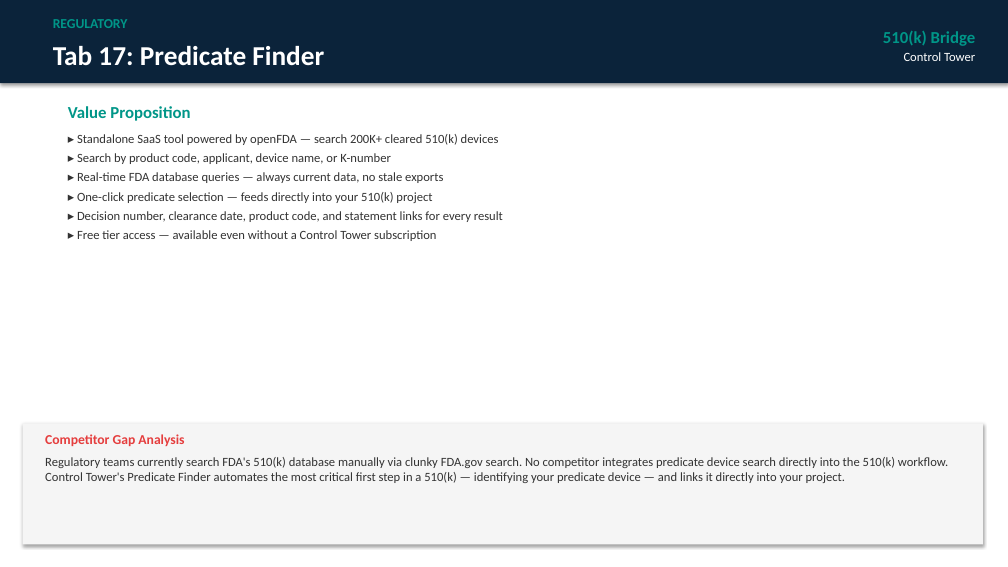
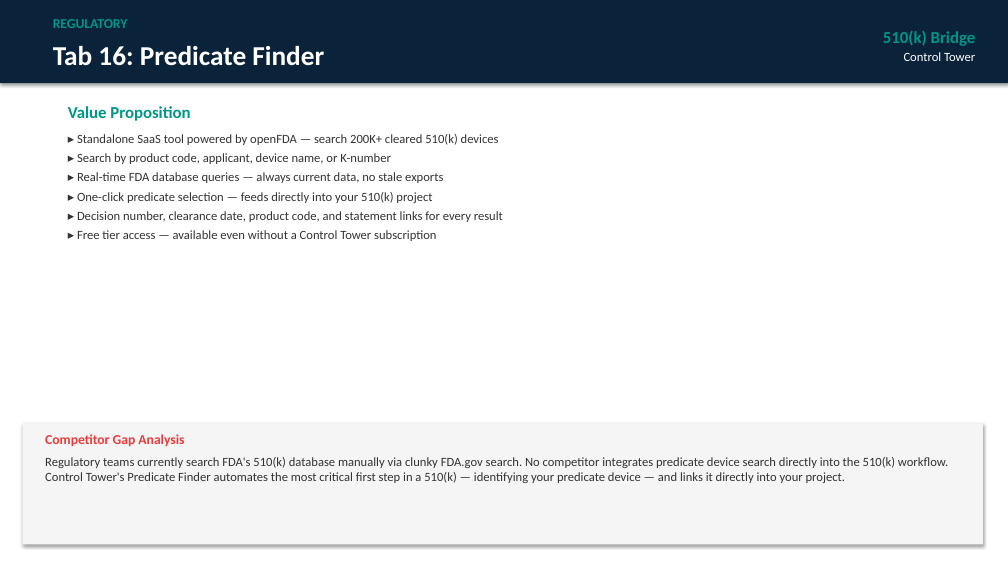
Before and after one commit to londailey6937/arch-medical, a slide deck: slide 19 of Control_Tower_Sales_Deck.pptx (slide 20 before the commit). Drawn at 1008x567 pixels with LibreOffice and Linux fonts; fonts in the diff are those of the drawing. Boxes give left, top, right and bottom in pixels: in the first picture for what was removed or moved away, otherwise in the second. Text is boxed around its words. In the diff, an @@ line names an element or a change of style, - is before the commit and + after.

```diff
--- a/Control_Tower_Sales_Deck.pptx
+++ b/Control_Tower_Sales_Deck.pptx
@@ text at [53, 46, 324, 66]: text changed @@
-Tab 17: Predicate Finder
+Tab 16: Predicate Finder
```
Also in this commit, not shown: 8 other slides changed, 1 slide removed, 4 other files.
